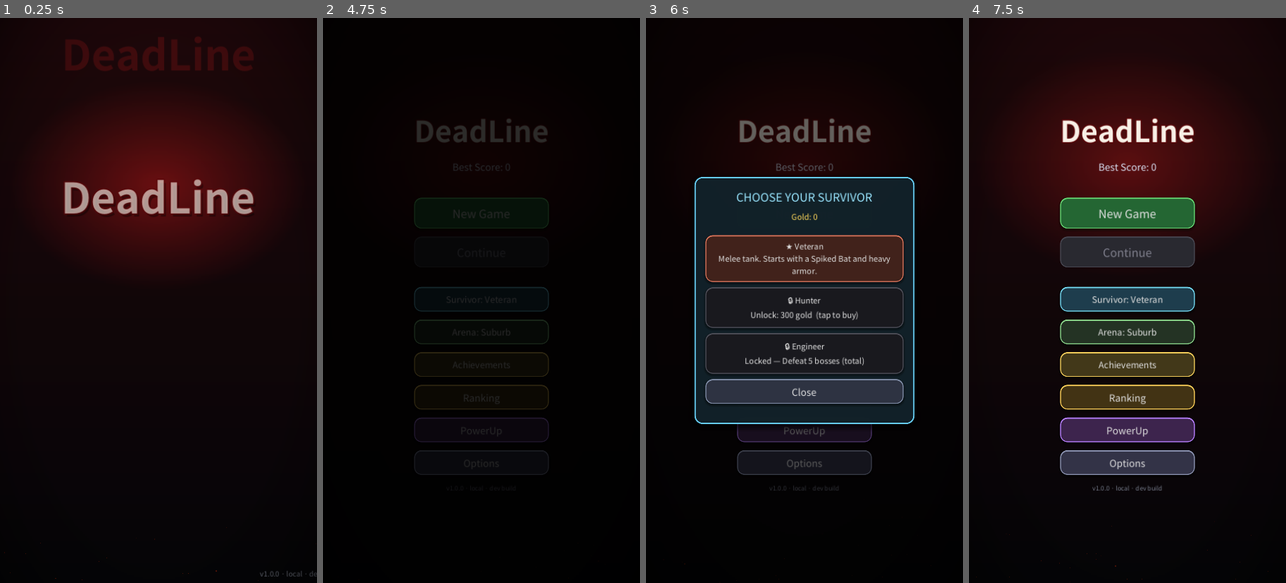
Above: before the commit, frames 1-4 (left to right).
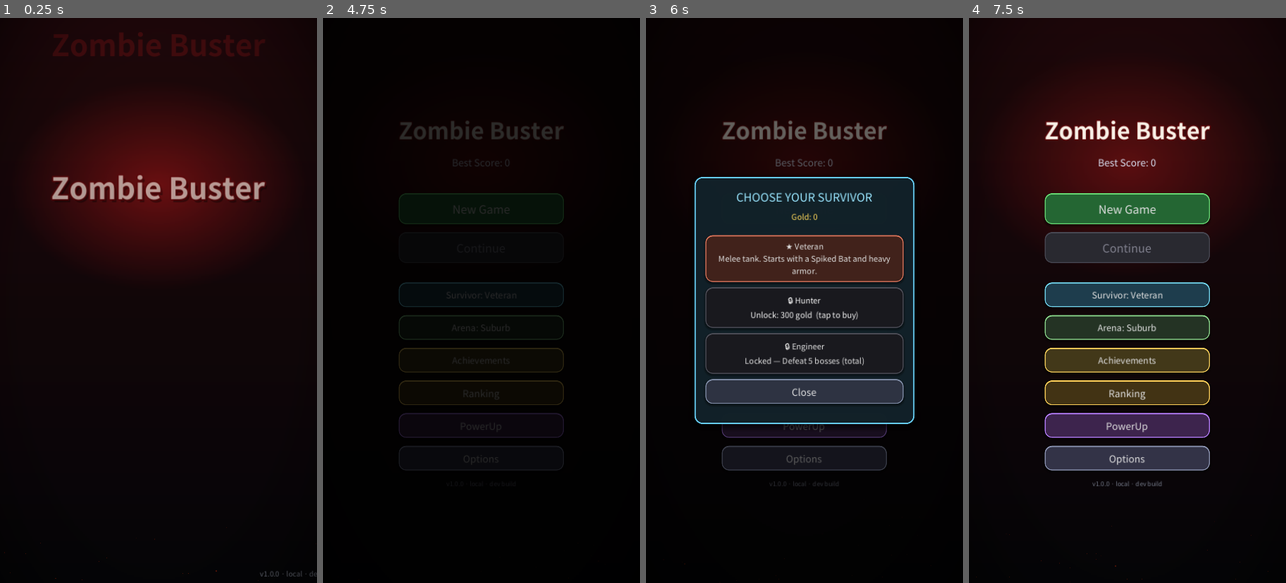
Above: after the commit, the same moments.

Repository: kosj/game_action_defence
Game: Godot game, scene res://scenes/TitleScreen.tscn
Two runs of this game, one before a commit and one after it. Both use one fixed random seed, a clock stepped at 60 frames per second and the inputs below. Sound files missing from this copy of the repository are replaced by a short silence.
Inputs (mouse positions are in pixels of both pictures, inside the frame that each line leads up to):
- Up to frame 1 (0.25 s): no input
- Up to frame 2 (4.75 s): tap Enter at 0.5 s; move the mouse to (551, 272) at 0.52 s; click (551, 272) at 0.67 s; click "New Game" at 1.25 s; click "New Game" at 2 s; click "Skip" at 2.75 s; click "❚❚" at 3.5 s; click "Main Menu" at 4.25 s
- Up to frame 3 (6 s): click "Survivor: Veteran" at 5 s; click "Arena: Suburb" at 5.75 s
- Up to frame 4 (7.5 s): click "Achievements" at 6.5 s; click "Ranking" at 7.25 s

The runs differ from the first frame. In frame 1, 4.3% of the frame differs, in the area x 16-84%, y 2-36%; in frame 2, 3.0%; in frame 3, 3.0%; in frame 4, 13%, in the area x 23-77%, y 17-84%.

Commit message:
Rename game to Zombie Buster
Rebrand from Action Defence / DeadLine to Zombie Buster across the
window title, title screen, main menu, and docs.

- project.godot config/name -> Zombie Buster (also HTML tab title)
- TitleScreen / MainMenu title text; shrink title font (96->68, 66->52)
  so the longer name fits one line in the 720px portrait viewport
  (verified: no missing glyphs in the subset font, 490px/375px < 720)
- README / MASTER_PLAN / SETUP_RANKING / gen_bgm references

Co-Authored-By: Claude Opus 4.8 <noreply@anthropic.com>
Claude-Session: https://claude.ai/code/session_01CGDKLmv2BxdFp7Sn7aQ7ZR

Diff:
--- a/project.godot
+++ b/project.godot
@@ -1,12 +1,12 @@
 ; Engine configuration file.
-; Godot 4.x — Action Defence (Mobile WebGL)
+; Godot 4.x — Zombie Buster (Mobile WebGL)
 ; 에디터에서 한 번 열면 uid 등이 자동 채워집니다.
 
 config_version=5
 
 [application]
 
-config/name="Action Defence"
+config/name="Zombie Buster"
 run/main_scene="res://scenes/TitleScreen.tscn"
 config/features=PackedStringArray("4.1", "GL Compatibility")
 
--- a/scripts/MainMenu.gd
+++ b/scripts/MainMenu.gd
@@ -133,9 +133,9 @@
 
 	# 게임 타이틀(브랜드) — 타이틀 화면 로고와 동일한 룩(아웃라인 + 핏빛). 번역하지 않는다.
 	var title := Label.new()
-	title.text = "DeadLine"
+	title.text = "Zombie Buster"
 	title.horizontal_alignment = HORIZONTAL_ALIGNMENT_CENTER
-	title.add_theme_font_size_override("font_size", 66)
+	title.add_theme_font_size_override("font_size", 52)
 	title.add_theme_color_override("font_color", Color(0.97, 0.94, 0.90))
 	title.add_theme_constant_override("outline_size", 10)
 	title.add_theme_color_override("font_outline_color", Color(0.35, 0.02, 0.03, 1.0))
--- a/scripts/TitleScreen.gd
+++ b/scripts/TitleScreen.gd
@@ -1,9 +1,9 @@
 extends Control
-## "DeadLine" 시네마틱 타이틀 스크린 — 게임의 첫 화면.
+## "Zombie Buster" 시네마틱 타이틀 스크린 — 게임의 첫 화면.
 ## 핏빛 글로우 + 떠오르는 잔불 파티클 위로 큰 로고가 슬램 등장하고, 은은한 글로우 맥동·
 ## 부유·간헐적 깜빡임으로 분위기를 낸다. 화면을 탭하면 페이드아웃 후 메인 메뉴로 전환.
 
-const TITLE_TEXT := "DeadLine"
+const TITLE_TEXT := "Zombie Buster"
 const MENU_SCENE := "res://scenes/MainMenu.tscn"
 
 const TITLE_Y := 330.0
@@ -131,7 +131,7 @@
 	l.anchor_right = 1.0
 	l.horizontal_alignment = HORIZONTAL_ALIGNMENT_CENTER
 	l.offset_top = TITLE_Y
-	l.add_theme_font_size_override("font_size", 96)
+	l.add_theme_font_size_override("font_size", 68)   # "Zombie Buster"(긴 이름)이 720 폭에 한 줄로 들어가도록
 	l.add_theme_color_override("font_color", col)
 	UITheme.heading(l)
 	if outline > 0:
Not shown, changed: MASTER_PLAN.md
Not shown, changed: README.md
Not shown, changed: SETUP_RANKING.md
Not shown, changed: tools/gen_bgm.py
